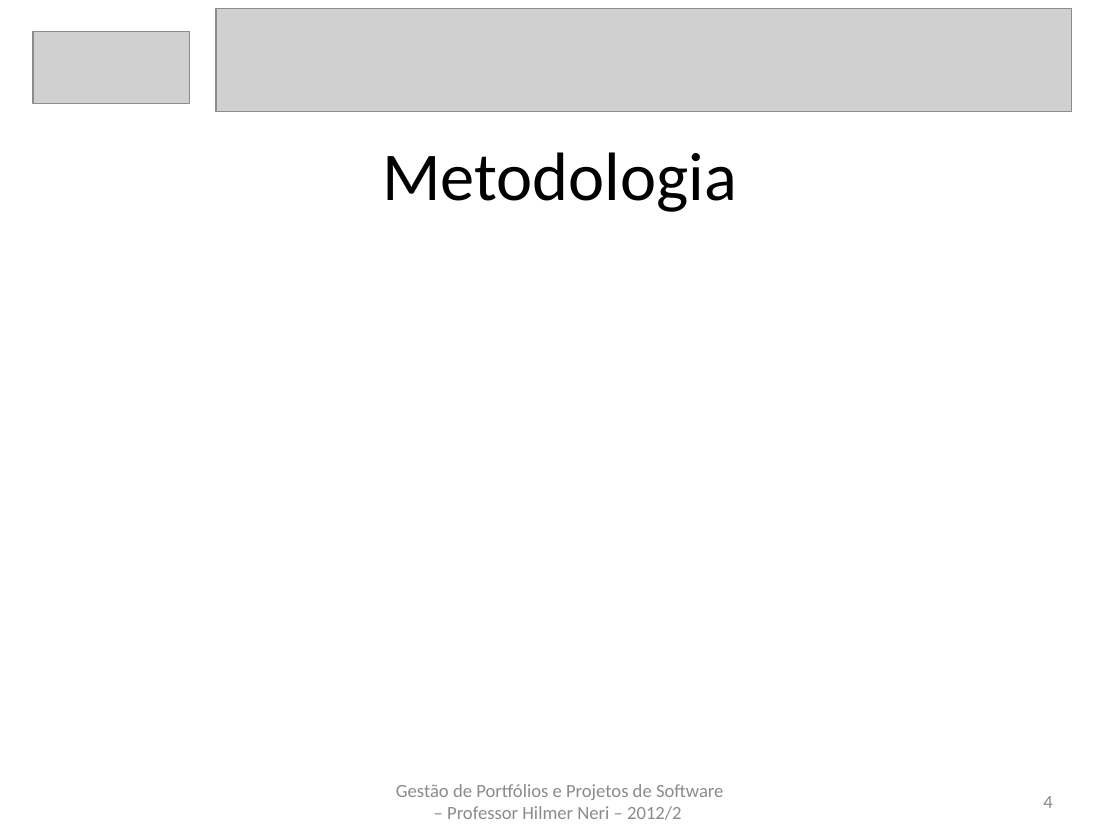
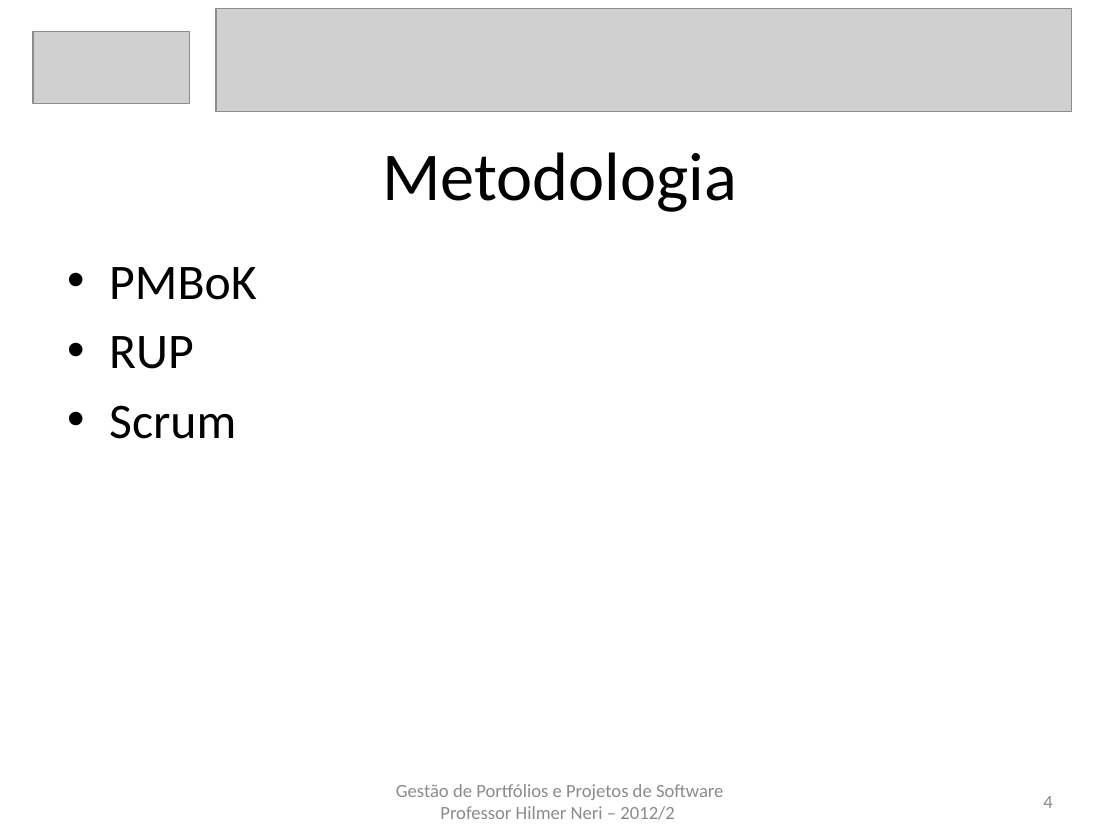
Before and after one commit to carlosneo/dotprojecteap, a slide deck: slide 4 of Dot Project EAP/4. System Management/Apresentacoes/apresentacaoV8.pptx. Drawn at 1120x840 pixels with LibreOffice and Linux fonts; fonts in the diff are those of the drawing; grey boxes stand for pictures. Boxes give left, top, right and bottom in pixels: in the first picture for what was removed or moved away, otherwise in the second. Text is boxed around its words. In the diff, an @@ line names an element or a change of style, - is before the commit and + after.

```diff
--- a/Dot Project EAP/4. System Management/Apresentacoes/apresentacaoV8.pptx
+++ b/Dot Project EAP/4. System Management/Apresentacoes/apresentacaoV8.pptx
@@ text added at (109,267,256,439), 32 pt, text #000000 @@
+• PMBoK
+• RUP
+• Scrum
@@ text at (396,784,723,820): text changed @@
-Gestão de Portfólios e Projetos de Software – Professor Hilmer Neri – 2012/2
+Gestão de Portfólios e Projetos de Software Professor Hilmer Neri – 2012/2
```
Also in this commit, not shown: 5 other slides changed.
